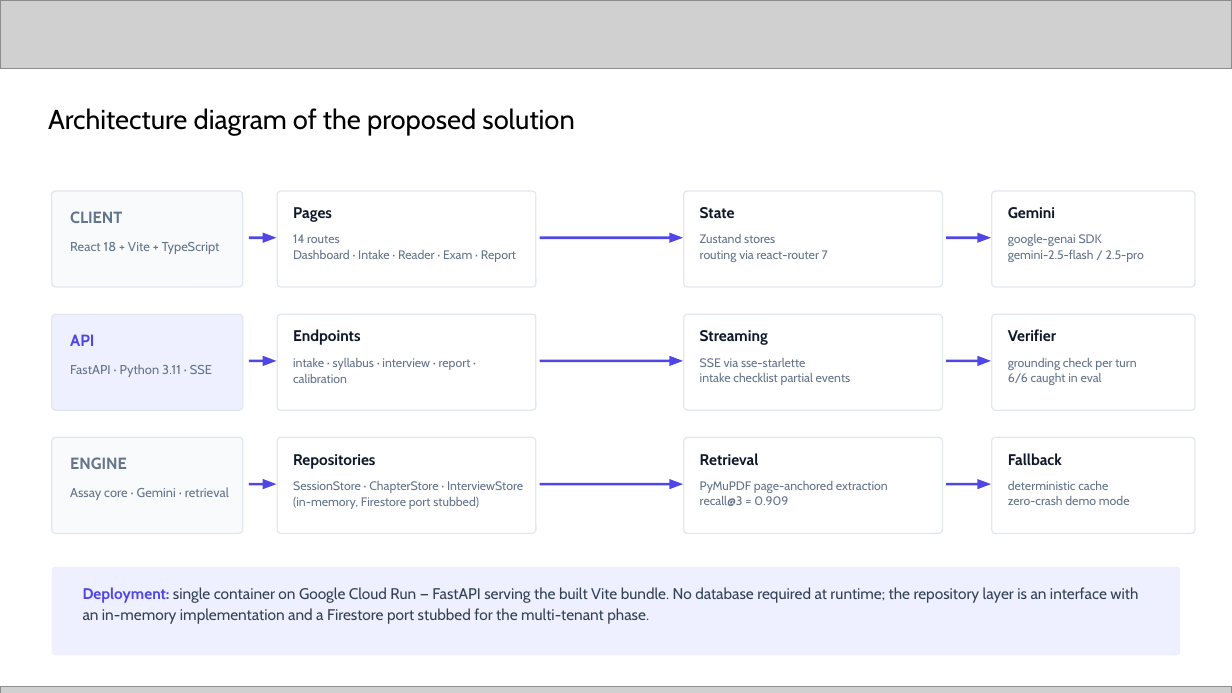
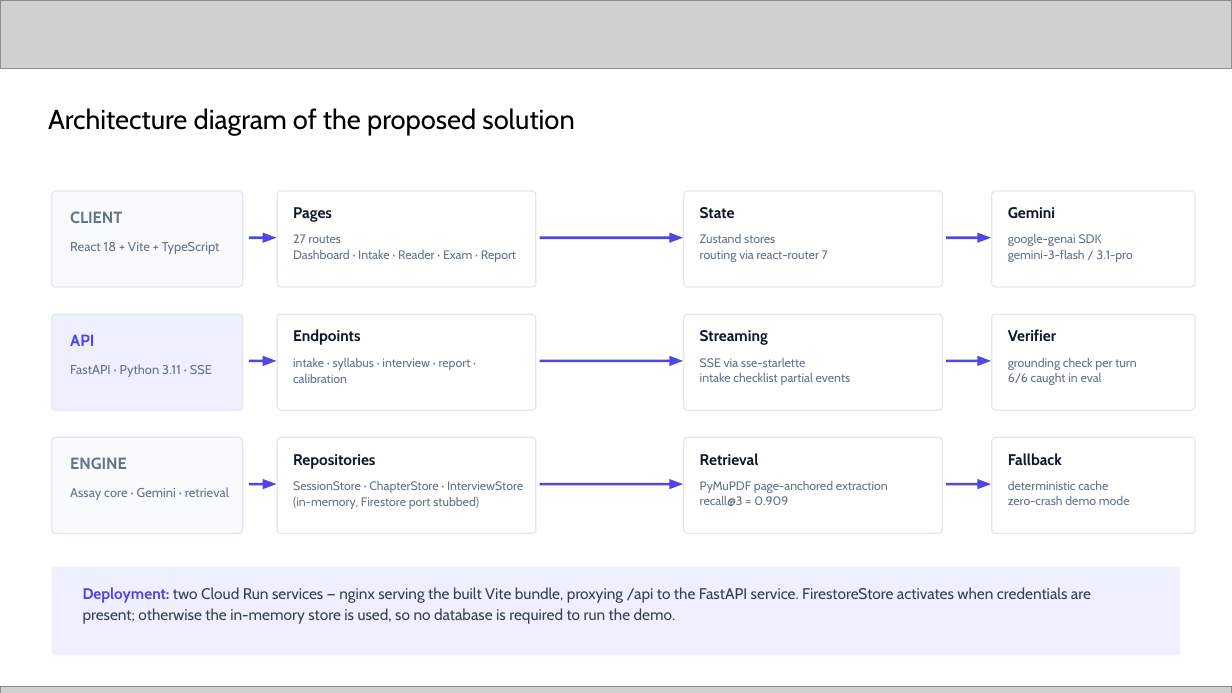
Before and after one commit to rafidaaziz23/assay, a slide deck: slide 8 of docs/submission/Assay-AI-Builder-Cup.pptx. Drawn at 1232x693 pixels with LibreOffice and Linux fonts; fonts in the diff are those of the drawing; grey boxes stand for pictures. Boxes give left, top, right and bottom in pixels: in the first picture for what was removed or moved away, otherwise in the second. Text is boxed around its words. In the diff, an @@ line names an element or a change of style, - is before the commit and + after.

```diff
--- a/docs/submission/Assay-AI-Builder-Cup.pptx
+++ b/docs/submission/Assay-AI-Builder-Cup.pptx
@@ text at (293, 234, 516, 262): text changed @@
-14 routes
-Dashboard · Intake · Reader · Exam · Report
+27 routes
+Dashboard · Intake · Reader · Exam · Report
@@ text at (1008, 234, 1133, 262): text changed @@
-google-genai SDK
-gemini-2.5-flash / 2.5-pro
+google-genai SDK
+gemini-3-flash / 3.1-pro
@@ text at (83, 587, 1091, 624): text changed @@
-Deployment: single container on Google Cloud Run — FastAPI serving the built Vite bundle. No database required at runtime; the repository layer is an interface with an in-memory implementation and a Firestore port stubbed for the multi-tenant phase.
+Deployment: two Cloud Run services — nginx serving the built Vite bundle, proxying /api to the FastAPI service. FirestoreStore activates when credentials are present; otherwise the in-memory store is used, so no database is required to run the demo.
```
Also in this commit, not shown: 8 other slides changed, 1 other file.
